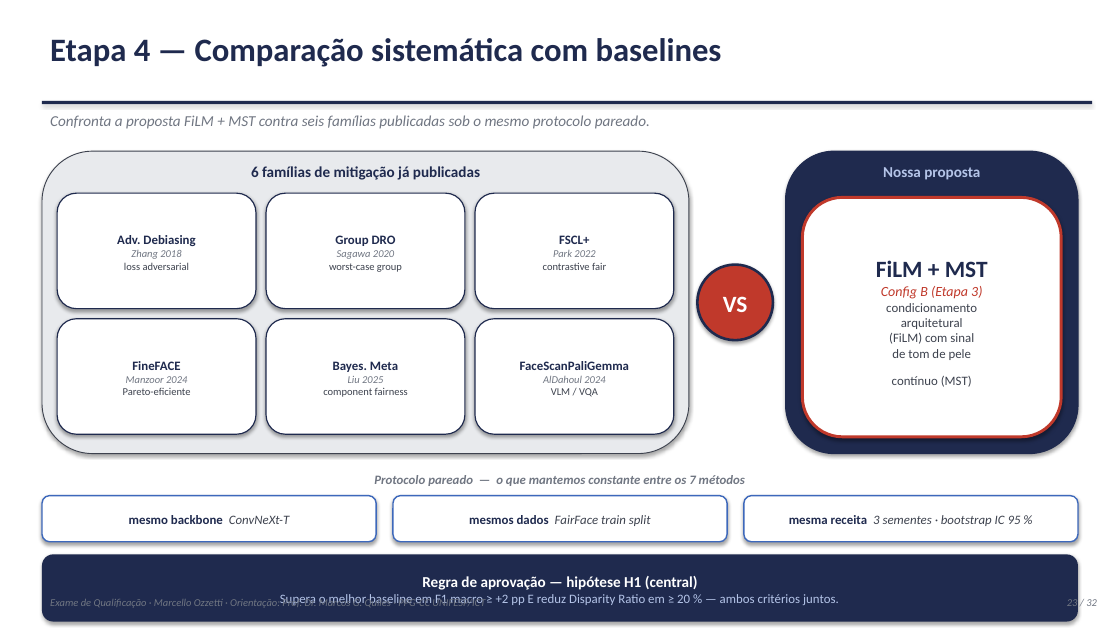
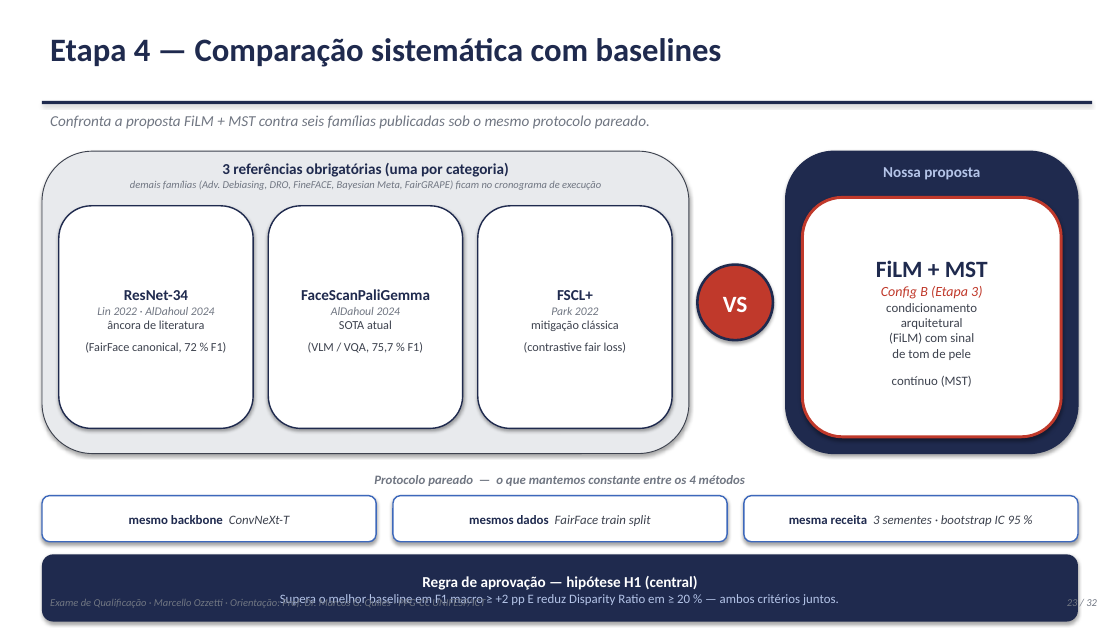
Before and after one commit to marcellozzetti/Facial-Recognition-Models-Mitigating-Bias, a slide deck: slide 23 of docs/ativo/material_qualificacao_2026-10-05.pptx. Drawn at 1120x630 pixels with LibreOffice and Linux fonts; fonts in the diff are those of the drawing. Boxes give left, top, right and bottom in pixels: in the first picture for what was removed or moved away, otherwise in the second. Text is boxed around its words. In the diff, an @@ line names an element or a change of style, - is before the commit and + after.

```diff
--- a/docs/ativo/material_qualificacao_2026-10-05.pptx
+++ b/docs/ativo/material_qualificacao_2026-10-05.pptx
@@ text added at [130,163,601,190], 9 pt, text #707682, italic @@
+3 referências obrigatórias (uma por categoria)
+demais famílias (Adv. Debiasing, DRO, FineFACE, Bayesian Meta, FairGRAPE) ficam no cronograma de execução
@@ text removed at [251,166,480,180] @@
-6 famílias de mitigação já publicadas
@@ rounded rectangle removed at [57,193,256,308] @@
-Adv. Debiasing
-Zhang 2018
-loss adversarial
@@ rounded rectangle added at [59,206,253,429], fill #FFFFFF, outline #1F2A4E 1.2 pt, 10.5 pt, text #3D424E @@
+ResNet-34
+Lin 2022 · AlDahoul 2024
+âncora de literatura
+(FairFace canonical, 72 % F1)
@@ rounded rectangle removed at [266,193,465,308] @@
-Group DRO
-Sagawa 2020
-worst-case group
@@ rounded rectangle "FaceScanPaliGemma" at [268,206,462,429]: outline #1F2A4E 1 pt to #1F2A4E 1.2 pt @@
@@ rounded rectangle "FaceScanPaliGemma": place and size @@
-rounded rectangle "FaceScanPaliGemma" at [475,318,674,434]
+rounded rectangle "FaceScanPaliGemma" at [268,206,462,429]
@@ rounded rectangle "FSCL+": place and size @@
-rounded rectangle "FSCL+" at [475,193,674,308]
+rounded rectangle "FSCL+" at [478,206,672,429]
@@ rounded rectangle "FSCL+" at [478,206,672,429]: outline #1F2A4E 1 pt to #1F2A4E 1.2 pt @@
@@ text in rounded rectangle at [301,289,430,315]: size 11 to 13 pt in "FaceScanPaliGemma"; size 9 to 10 pt in "AlDahoul 2024" @@
@@ rounded rectangle removed at [57,318,256,434] @@
-FineFACE
-Manzoor 2024
-Pareto-eficiente
@@ rounded rectangle removed at [266,318,465,434] @@
-Bayes. Meta
-Liu 2025
-component fairness
@@ text in rounded rectangle at [308,320,423,353]: text changed; size 9 to 10.5 pt @@
-VLM / VQA
+SOTA atual
+(VLM / VQA, 75,7 % F1)
@@ text in rounded rectangle at [524,320,626,353]: text changed; size 9 to 10.5 pt @@
-contrastive fair
+mitigação clássica
+(contrastive fair loss)
@@ text in rounded rectangle at [551,307,599,315]: size 11 to 13 pt in "FSCL+"; size 9 to 10 pt in "Park 2022" @@
@@ text at [374,475,745,486]: text changed @@
-Protocolo pareado — o que mantemos constante entre os 7 métodos
+Protocolo pareado — o que mantemos constante entre os 4 métodos
```
Also in this commit, not shown: 1 other file.
